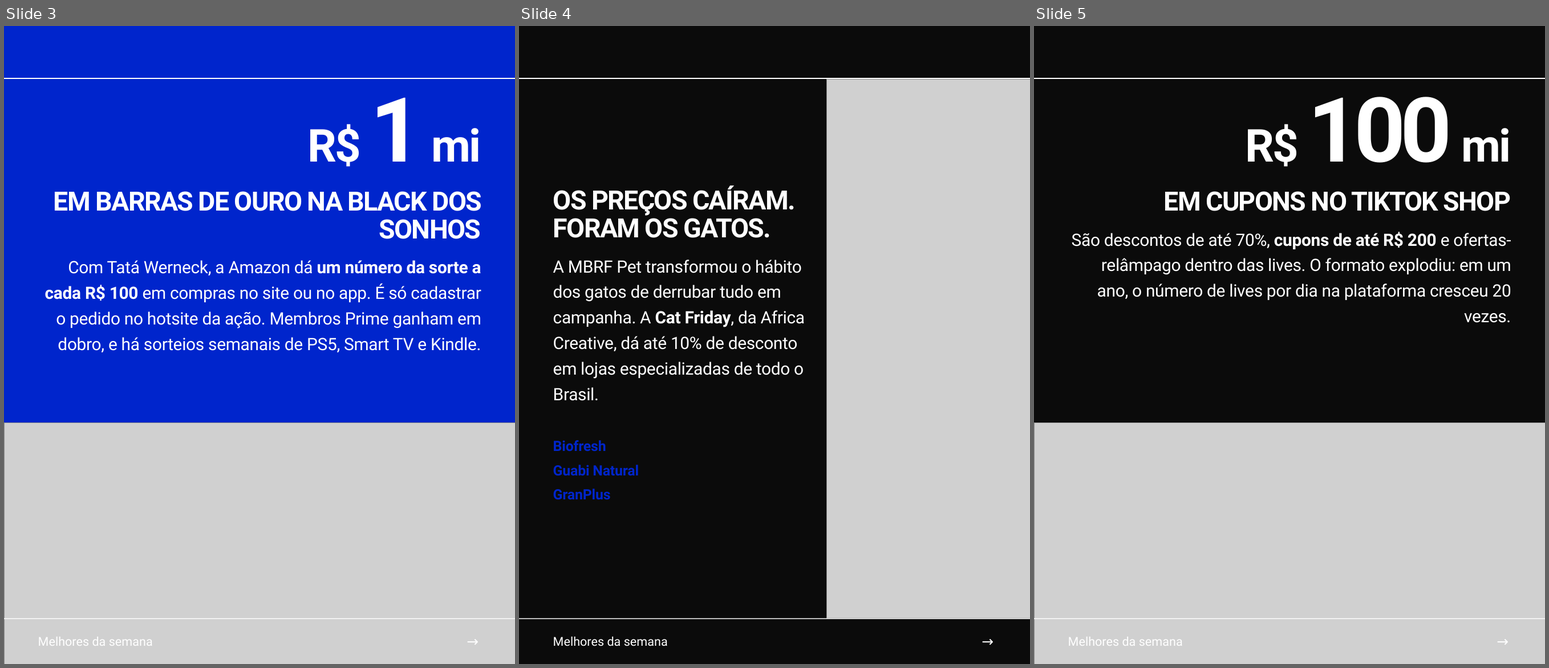
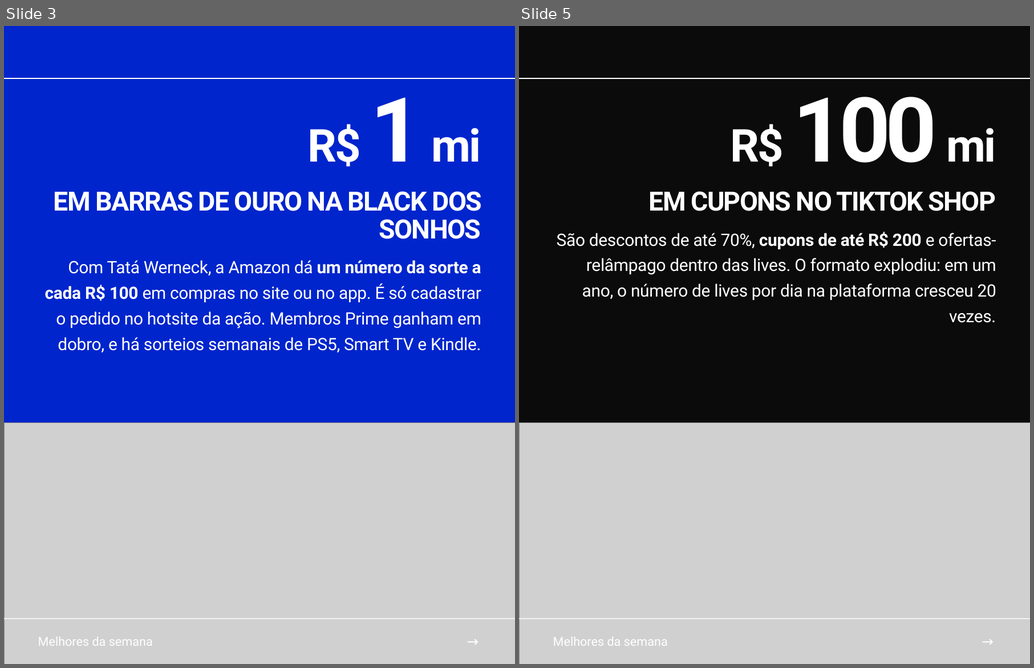
Before and after one commit to andrezaoli22-tech/meta-business-mcp-render, a slide deck: carrosseis/semanal-03/campanhas-da-semana-03.pptx. Shown side by side, each under a label of ours: slides 3, 4 and 5 before the commit, slides 3 and 5 after it; the slides between them are not shown. The pictures are 1549x668 and 1034x668 pixels, drawn with LibreOffice and Linux fonts; fonts in the diff are those of the drawing; grey boxes stand for pictures. Boxes give left, top, right and bottom in pixels: in the first picture for what was removed or moved away, otherwise in the second. Text is boxed around its words. In the diff, an @@ line names an element or a change of style, - is before the commit and + after.

```diff
--- a/carrosseis/semanal-03/campanhas-da-semana-03.pptx
+++ b/carrosseis/semanal-03/campanhas-da-semana-03.pptx
@@ slide 4 removed at [519,26,1030,664], background #0B0B0B @@
@@ rectangle removed at [519,78,1030,79] @@
@@ picture removed at [826,79,1030,619] @@
@@ text removed at [553,186,795,238] @@
-OS PREÇOS CAÍRAM. FORAM OS GATOS.
@@ text removed at [553,260,805,401] @@
-A MBRF Pet transformou o hábito dos gatos de derrubar tudo em campanha. A Cat Friday, da Africa Creative, dá até 10% de desconto em lojas especializadas de todo o Brasil.
@@ text removed at [553,440,606,452] @@
-Biofresh
@@ text removed at [553,465,639,476] @@
-Guabi Natural
@@ text removed at [553,489,611,500] @@
-GranPlus
@@ rectangle removed at [519,618,1030,619] @@
@@ text removed at [553,636,668,647] @@
-Melhores da semana
@@ text removed at [980,633,1017,650] @@
-→
```
Also in this commit, not shown: 1 slide changed, 1 slide added, 13 other files.
